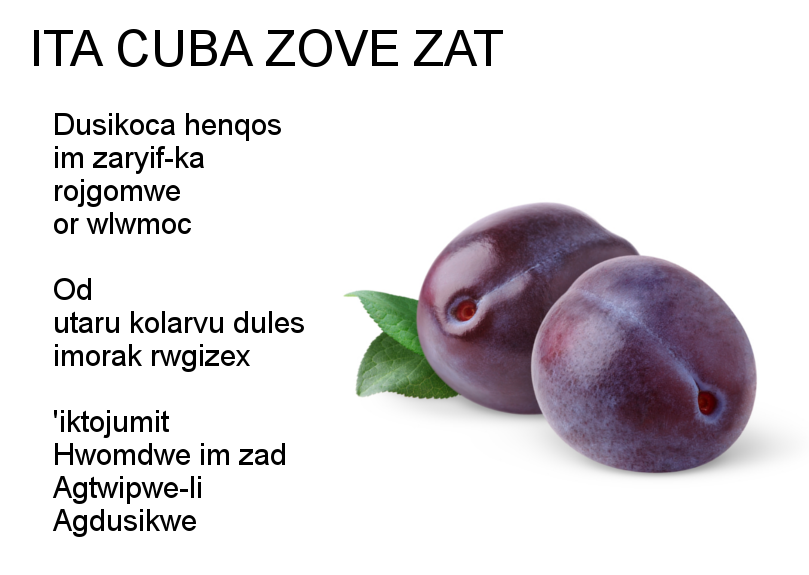
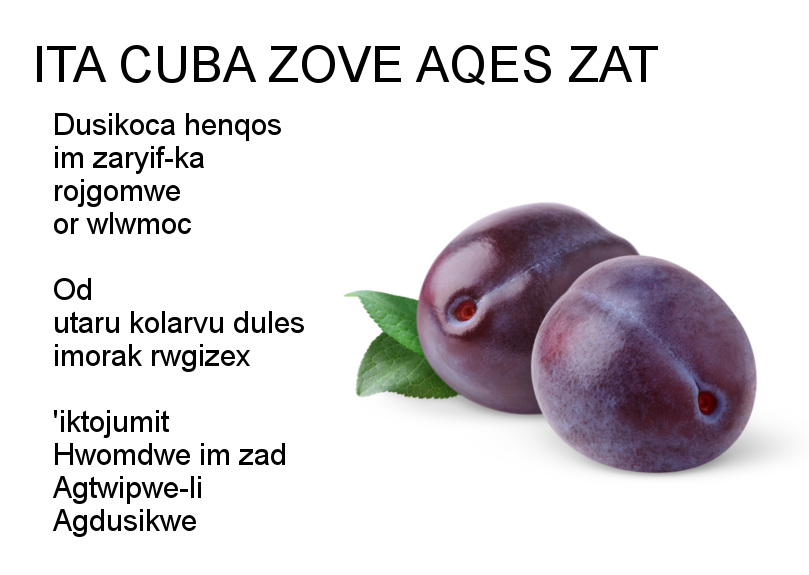
Layers edited between the first and the second w=809, h=575 image:
added layer "ITA CUBA ZOVE AQES ZAT" above "Background" over [left=37, top=45, right=658, bottom=86]
painted on "Background" over [left=34, top=29, right=503, bottom=67]
